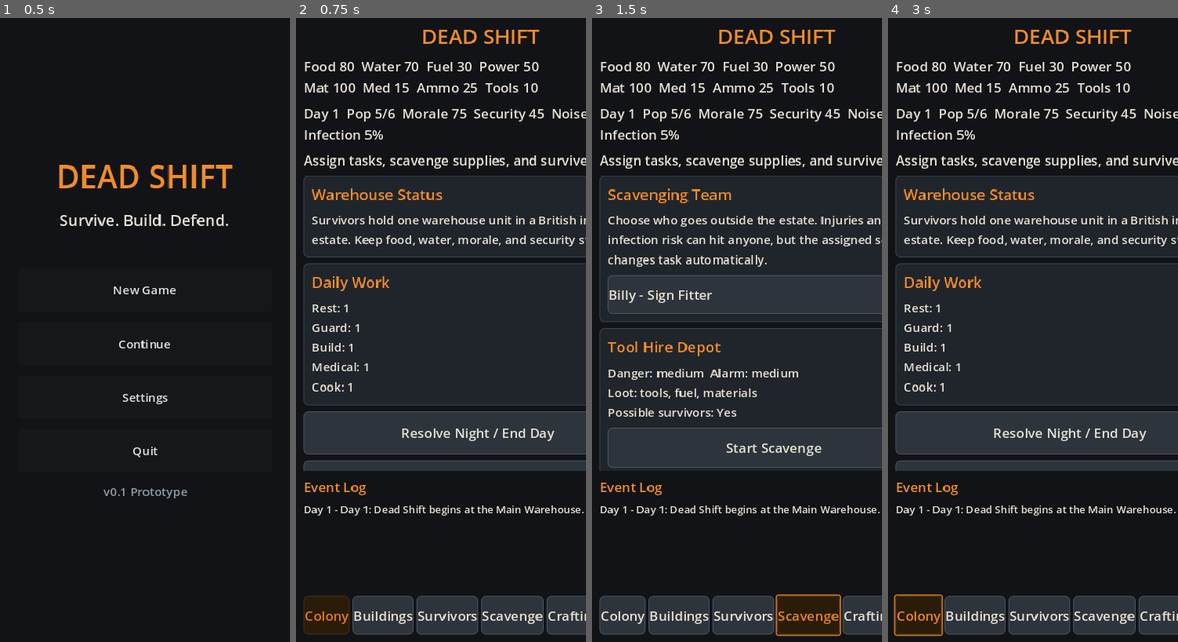
Above: before the commit, frames 1-4 (left to right).
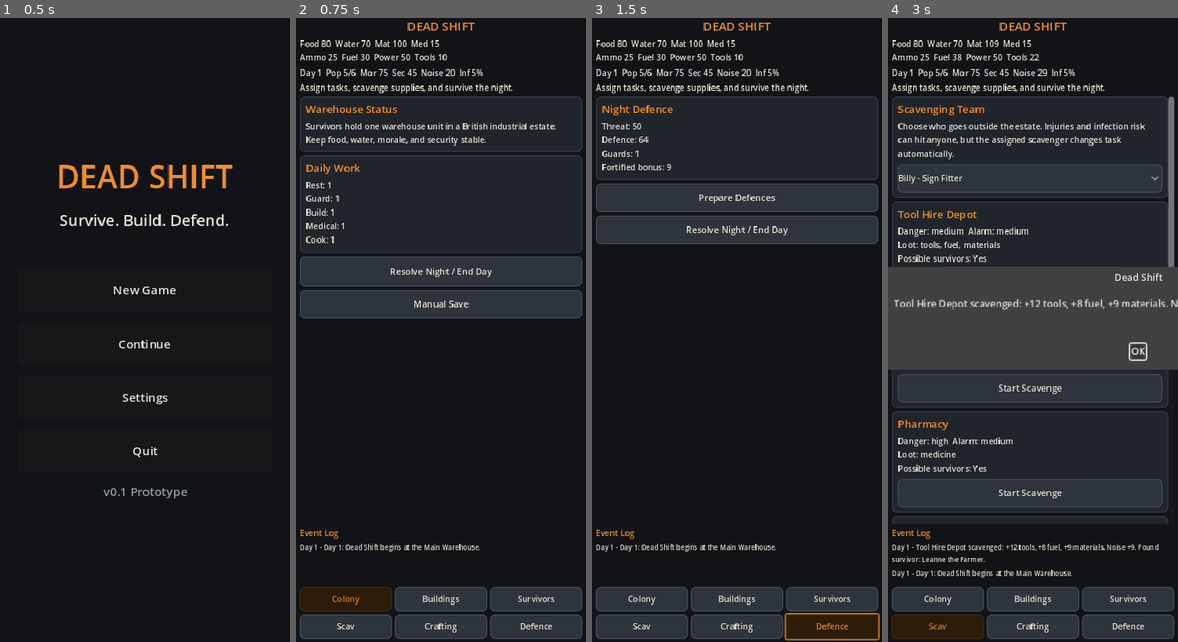
Above: after the commit, the same moments.

Repository: Robbed91/Dead-
Game: Godot game, scene res://scenes/MainMenu.tscn
Two runs of this game, one before a commit and one after it. Both use one fixed random seed, a clock stepped at 60 frames per second and the inputs below.
Inputs (mouse positions are in pixels of both pictures, inside the frame that each line leads up to):
- Up to frame 1 (0.5 s): no input
- Up to frame 2 (0.75 s): click "New Game" at 0.5 s
- Up to frame 3 (1.5 s): click (809, 617) at 1.25 s, where only the run before the commit has a clickable "Scavenge"
- Up to frame 4 (3 s): click (937, 629) at 2 s, where only the run after the commit has a clickable "Scav"; click (1030, 286) at 2.75 s, where only the run after the commit has a clickable "Start Scavenge"

Frame 1 is identical in both runs. In frame 2, 24% of the frame differs, in the area x 1-100%, y 0-100%; in frame 3, 27%; in frame 4, 39%, in the area x 0-100%, y 0-100%.

Commit message:
Fix gameplay UI fit on Android portrait

Diff:
--- a/scripts/UIManager.gd
+++ b/scripts/UIManager.gd
@@ -11,6 +11,7 @@
 const GREEN := Color("#70b86b")
 const TEXT := Color("#e8e0d2")
 
+var ui_scale := 1.0
 var resource_bar: Label
 var status_bar: Label
 var objective_label: Label
@@ -24,14 +25,24 @@
 
 func _ready() -> void:
 	active_tab = initial_tab if TAB_NAMES.has(initial_tab) else "Colony"
+	_calculate_mobile_scale()
 	_build_theme()
 	_build_layout()
 	_connect_signals()
 	_refresh()
 
+func _calculate_mobile_scale() -> void:
+	var width := get_viewport_rect().size.x
+	if width <= 0:
+		width = 390
+	ui_scale = clamp(width / 430.0, 0.78, 1.0)
+
+func _scaled(value: float) -> int:
+	return int(round(value * ui_scale))
+
 func _build_theme() -> void:
 	var theme := Theme.new()
-	theme.default_font_size = 18
+	theme.default_font_size = _scaled(14)
 	var button_style := StyleBoxFlat.new()
 	button_style.bg_color = PANEL_LIGHT
 	button_style.corner_radius_top_left = 6
@@ -59,62 +70,74 @@
 
 	var root := VBoxContainer.new()
 	root.set_anchors_preset(Control.PRESET_FULL_RECT)
-	root.add_theme_constant_override("separation", 8)
-	root.offset_left = 10
-	root.offset_top = 10
-	root.offset_right = -10
-	root.offset_bottom = -10
+	root.add_theme_constant_override("separation", _scaled(4))
+	root.offset_left = _scaled(6)
+	root.offset_top = _scaled(4)
+	root.offset_right = -_scaled(6)
+	root.offset_bottom = -_scaled(4)
 	add_child(root)
 
 	var title := Label.new()
 	title.text = "DEAD SHIFT"
 	title.horizontal_alignment = HORIZONTAL_ALIGNMENT_CENTER
-	title.add_theme_font_size_override("font_size", 28)
+	title.add_theme_font_size_override("font_size", _scaled(18))
 	title.add_theme_color_override("font_color", ORANGE)
 	root.add_child(title)
 
 	resource_bar = Label.new()
 	resource_bar.autowrap_mode = TextServer.AUTOWRAP_WORD_SMART
+	resource_bar.size_flags_horizontal = Control.SIZE_EXPAND_FILL
+	resource_bar.add_theme_font_size_override("font_size", _scaled(12))
 	root.add_child(resource_bar)
 
 	status_bar = Label.new()
 	status_bar.autowrap_mode = TextServer.AUTOWRAP_WORD_SMART
+	status_bar.size_flags_horizontal = Control.SIZE_EXPAND_FILL
+	status_bar.add_theme_font_size_override("font_size", _scaled(12))
 	root.add_child(status_bar)
 
 	objective_label = Label.new()
 	objective_label.autowrap_mode = TextServer.AUTOWRAP_WORD_SMART
+	objective_label.size_flags_horizontal = Control.SIZE_EXPAND_FILL
+	objective_label.add_theme_font_size_override("font_size", _scaled(12))
 	root.add_child(objective_label)
 
 	var scroll := ScrollContainer.new()
 	scroll.size_flags_vertical = Control.SIZE_EXPAND_FILL
+	scroll.horizontal_scroll_mode = ScrollContainer.SCROLL_MODE_DISABLED
 	root.add_child(scroll)
 
 	content = VBoxContainer.new()
 	content.size_flags_horizontal = Control.SIZE_EXPAND_FILL
-	content.add_theme_constant_override("separation", 8)
+	content.add_theme_constant_override("separation", _scaled(6))
 	scroll.add_child(content)
 
 	var log_title := Label.new()
 	log_title.text = "Event Log"
+	log_title.add_theme_font_size_override("font_size", _scaled(12))
 	log_title.add_theme_color_override("font_color", ORANGE)
 	root.add_child(log_title)
 
 	var log_scroll := ScrollContainer.new()
-	log_scroll.custom_minimum_size = Vector2(0, 118)
+	log_scroll.custom_minimum_size = Vector2(0, _scaled(62))
+	log_scroll.horizontal_scroll_mode = ScrollContainer.SCROLL_MODE_DISABLED
 	root.add_child(log_scroll)
 
 	log_box = VBoxContainer.new()
 	log_box.size_flags_horizontal = Control.SIZE_EXPAND_FILL
 	log_scroll.add_child(log_box)
 
-	var nav := HBoxContainer.new()
-	nav.add_theme_constant_override("separation", 4)
+	var nav := GridContainer.new()
+	nav.columns = 3
+	nav.add_theme_constant_override("h_separation", _scaled(4))
+	nav.add_theme_constant_override("v_separation", _scaled(4))
 	root.add_child(nav)
 	for tab in TAB_NAMES:
 		var button := Button.new()
-		button.text = tab
-		button.custom_minimum_size = Vector2(0, 52)
+		button.text = "Scav" if tab == "Scavenge" else tab
+		button.custom_minimum_size = Vector2(0, _scaled(36))
 		button.size_flags_horizontal = Control.SIZE_EXPAND_FILL
+		button.add_theme_font_size_override("font_size", _scaled(12))
 		button.pressed.connect(_switch_tab.bind(tab))
 		nav.add_child(button)
 		tab_buttons[tab] = button
@@ -135,8 +158,8 @@
 	if resource_bar == null:
 		return
 	var r := ResourceManager.resources
-	resource_bar.text = "Food %d  Water %d  Fuel %d  Power %d\nMat %d  Med %d  Ammo %d  Tools %d" % [r["food"], r["water"], r["fuel"], r["power"], r["materials"], r["medicine"], r["ammo"], r["tools"]]
-	status_bar.text = "Day %d  Pop %d/%d  Morale %d  Security %d  Noise %d  Infection %d%%" % [r["day_number"], SurvivorManager.get_available_scavengers().size(), r["beds"], r["morale"], r["security"], r["noise"], r["infection_risk"]]
+	resource_bar.text = "Food %d  Water %d  Mat %d  Med %d\nAmmo %d  Fuel %d  Power %d  Tools %d" % [r["food"], r["water"], r["materials"], r["medicine"], r["ammo"], r["fuel"], r["power"], r["tools"]]
+	status_bar.text = "Day %d  Pop %d/%d  Mor %d  Sec %d  Noise %d  Inf %d%%" % [r["day_number"], SurvivorManager.get_available_scavengers().size(), r["beds"], r["morale"], r["security"], r["noise"], r["infection_risk"]]
 	objective_label.text = GameManager.current_objective
 	for child in content.get_children():
 		child.queue_free()
@@ -166,7 +189,8 @@
 		var label := Label.new()
 		label.text = entry
 		label.autowrap_mode = TextServer.AUTOWRAP_WORD_SMART
-		label.add_theme_font_size_override("font_size", 14)
+		label.size_flags_horizontal = Control.SIZE_EXPAND_FILL
+		label.add_theme_font_size_override("font_size", _scaled(10))
 		log_box.add_child(label)
 
 func _build_colony() -> void:
@@ -176,12 +200,14 @@
 	summary.add_child(_body(_task_summary()))
 	var end_day := Button.new()
 	end_day.text = "Resolve Night / End Day"
-	end_day.custom_minimum_size = Vector2(0, 58)
+	end_day.custom_minimum_size = Vector2(0, _scaled(44))
+	end_day.add_theme_font_size_override("font_size", _scaled(13))
 	end_day.pressed.connect(func(): _show_result(GameManager.end_day()["message"]))
 	content.add_child(end_day)
 	var save := Button.new()
 	save.text = "Manual Save"
-	save.custom_minimum_size = Vector2(0, 52)
+	save.custom_minimum_size = Vector2(0, _scaled(42))
+	save.add_theme_font_size_override("font_size", _scaled(13))
 	save.pressed.connect(func(): _show_result("Saved." if GameManager.manual_save() else "Save failed."))
 	content.add_child(save)
 
@@ -195,8 +221,9 @@
 		for action in ["Scout", "Clear", "Claim", "Repair", "Fortify"]:
 			var button := Button.new()
 			button.text = action
-			button.custom_minimum_size = Vector2(0, 48)
+			button.custom_minimum_size = Vector2(0, _scaled(38))
 			button.size_flags_horizontal = Control.SIZE_EXPAND_FILL
+			button.add_theme_font_size_override("font_size", _scaled(11))
 			button.pressed.connect(_on_building_action.bind(int(building["id"]), action))
 			row.add_child(button)
 		card.add_child(row)
@@ -205,7 +232,8 @@
 		controls.add_theme_constant_override("h_separation", 6)
 		controls.add_theme_constant_override("v_separation", 6)
 		var use_select := OptionButton.new()
-		use_select.custom_minimum_size = Vector2(0, 48)
+		use_select.custom_minimum_size = Vector2(0, _scaled(38))
+		use_select.add_theme_font_size_override("font_size", _scaled(11))
 		for use_name in BuildingManager.USES:
 			use_select.add_item(use_name)
 			if String(building.get("current_use", "")) == use_name:
@@ -217,7 +245,8 @@
 		controls.add_child(use_select)
 		var use_button := Button.new()
 		use_button.text = "Set Use"
-		use_button.custom_minimum_size = Vector2(0, 48)
+		use_button.custom_minimum_size = Vector2(0, _scaled(38))
+		use_button.add_theme_font_size_override("font_size", _scaled(11))
 		use_button.pressed.connect(_on_assign_building_use.bind(building_id))
 		controls.add_child(use_button)
 		var survivor_select := _survivor_selector(building_id)
@@ -225,7 +254,8 @@
 		controls.add_child(survivor_select)
 		var survivor_button := Button.new()
 		survivor_button.text = "Assign"
-		survivor_button.custom_minimum_size = Vector2(0, 48)
+		survivor_button.custom_minimum_size = Vector2(0, _scaled(38))
+		survivor_button.add_theme_font_size_override("font_size", _scaled(11))
 		survivor_button.pressed.connect(_on_assign_survivor_to_building.bind(building_id))
 		controls.add_child(survivor_button)
 		card.add_child(controls)
@@ -236,11 +266,12 @@
 		card.add_child(_heading("%s - %s" % [survivor["name"], survivor["role"]]))
 		card.add_child(_body("Health: %d  Morale: %d  Loyalty: %d\nInfection: %d%%  Task: %s\nTraits: %s" % [survivor["health"], survivor["morale"], survivor["loyalty"], survivor["infection_risk"], survivor["assigned_task"], ", ".join(survivor["traits"])]))
 		var task_grid := GridContainer.new()
-		task_grid.columns = 4
+		task_grid.columns = 3
 		for task in SurvivorManager.TASKS:
 			var button := Button.new()
 			button.text = task
-			button.custom_minimum_size = Vector2(0, 44)
+			button.custom_minimum_size = Vector2(0, _scaled(38))
+			button.add_theme_font_size_override("font_size", _scaled(11))
 			button.pressed.connect(GameManager.assign_survivor_task.bind(int(survivor["id"]), task))
 			task_grid.add_child(button)
 		card.add_child(task_grid)
@@ -256,7 +287,8 @@
 	selector_card.add_child(_heading("Scavenging Team"))
 	selector_card.add_child(_body("Choose who goes outside the estate. Injuries and infection risk can hit anyone, but the assigned scavenger changes task automatically."))
 	var selector := OptionButton.new()
-	selector.custom_minimum_size = Vector2(0, 52)
+	selector.custom_minimum_size = Vector2(0, _scaled(42))
+	selector.add_theme_font_size_override("font_size", _scaled(12))
 	for survivor in survivors:
 		selector.add_item("%s - %s" % [survivor["name"], survivor["role"]], int(survivor["id"]))
 		if int(survivor["id"]) == selected_scavenger_id:
@@ -269,7 +301,8 @@
 		card.add_child(_body("Danger: %s  Alarm: %s\nLoot: %s\nPossible survivors: %s" % [location["danger"], location["alarm_risk"], ", ".join(location["loot"]), "Yes" if location["possible_survivors"] else "No"]))
 		var button := Button.new()
 		button.text = "Start Scavenge"
-		button.custom_minimum_size = Vector2(0, 54)
+		button.custom_minimum_size = Vector2(0, _scaled(42))
+		button.add_theme_font_size_override("font_size", _scaled(13))
 		button.pressed.connect(_on_scavenge.bind(String(location["name"])))
 		card.add_child(button)
 
@@ -277,12 +310,14 @@
 	_add_section("Crafting Prototype", "Use materials to make emergency supplies while the workshop system is expanded.")
 	var ammo := Button.new()
 	ammo.text = "Craft Ammo (-12 materials, +6 ammo)"
-	ammo.custom_minimum_size = Vector2(0, 54)
+	ammo.custom_minimum_size = Vector2(0, _scaled(42))
+	ammo.add_theme_font_size_override("font_size", _scaled(12))
 	ammo.pressed.connect(func(): _craft("materials", 12, "ammo", 6))
 	content.add_child(ammo)
 	var med := Button.new()
 	med.text = "Pack Med Kits (-8 materials, +3 medicine)"
-	med.custom_minimum_size = Vector2(0, 54)
+	med.custom_minimum_size = Vector2(0, _scaled(42))
+	med.add_theme_font_size_override("font_size", _scaled(12))
 	med.pressed.connect(func(): _craft("materials", 8, "medicine", 3))
 	content.add_child(med)
 
@@ -291,12 +326,14 @@
 	_add_section("Night Defence", "Threat: %d\nDefence: %d\nGuards: %d\nFortified bonus: %d" % [preview["attack_strength"], preview["defence_strength"], preview["guards"], preview["fortified_bonus"]])
 	var prep := Button.new()
 	prep.text = "Prepare Defences"
-	prep.custom_minimum_size = Vector2(0, 56)
+	prep.custom_minimum_size = Vector2(0, _scaled(42))
+	prep.add_theme_font_size_override("font_size", _scaled(13))
 	prep.pressed.connect(func(): _show_result(GameManager.prepare_defences()["message"]))
 	content.add_child(prep)
 	var night := Button.new()
 	night.text = "Resolve Night / End Day"
-	night.custom_minimum_size = Vector2(0, 56)
+	night.custom_minimum_size = Vector2(0, _scaled(42))
+	night.add_theme_font_size_override("font_size", _scaled(13))
 	night.pressed.connect(func(): _show_result(GameManager.end_day()["message"]))
 	content.add_child(night)
 
@@ -366,6 +403,7 @@
 
 func _card() -> VBoxContainer:
 	var card := PanelContainer.new()
+	card.size_flags_horizontal = Control.SIZE_EXPAND_FILL
 	var style := StyleBoxFlat.new()
 	style.bg_color = PANEL
 	style.border_color = Color("#3e4852")
@@ -379,12 +417,13 @@
 	style.corner_radius_bottom_right = 6
 	card.add_theme_stylebox_override("panel", style)
 	var margin := MarginContainer.new()
-	margin.add_theme_constant_override("margin_left", 10)
-	margin.add_theme_constant_override("margin_right", 10)
-	margin.add_theme_constant_override("margin_top", 10)
-	margin.add_theme_constant_override("margin_bottom", 10)
+	margin.add_theme_constant_override("margin_left", _scaled(8))
+	margin.add_theme_constant_override("margin_right", _scaled(8))
+	margin.add_theme_constant_override("margin_top", _scaled(7))
+	margin.add_theme_constant_override("margin_bottom", _scaled(7))
 	var box := VBoxContainer.new()
-	box.add_theme_constant_override("separation", 8)
+	box.size_flags_horizontal = Control.SIZE_EXPAND_FILL
+	box.add_theme_constant_override("separation", _scaled(5))
 	margin.add_child(box)
 	card.add_child(margin)
 	content.add_child(card)
@@ -394,7 +433,8 @@
 	var label := Label.new()
 	label.text = text
 	label.autowrap_mode = TextServer.AUTOWRAP_WORD_SMART
-	label.add_theme_font_size_override("font_size", 20)
+	label.size_flags_horizontal = Control.SIZE_EXPAND_FILL
+	label.add_theme_font_size_override("font_size", _scaled(15))
 	label.add_theme_color_override("font_color", ORANGE)
 	return label
 
@@ -402,12 +442,14 @@
 	var label := Label.new()
 	label.text = text
 	label.autowrap_mode = TextServer.AUTOWRAP_WORD_SMART
-	label.add_theme_font_size_override("font_size", 16)
+	label.size_flags_horizontal = Control.SIZE_EXPAND_FILL
+	label.add_theme_font_size_override("font_size", _scaled(12))
 	return label
 
 func _survivor_selector(building_id: int) -> OptionButton:
 	var selector := OptionButton.new()
-	selector.custom_minimum_size = Vector2(0, 48)
+	selector.custom_minimum_size = Vector2(0, _scaled(38))
+	selector.add_theme_font_size_override("font_size", _scaled(11))
 	var survivors := SurvivorManager.get_available_scavengers()
 	for survivor in survivors:
 		selector.add_item(String(survivor["name"]), int(survivor["id"]))
